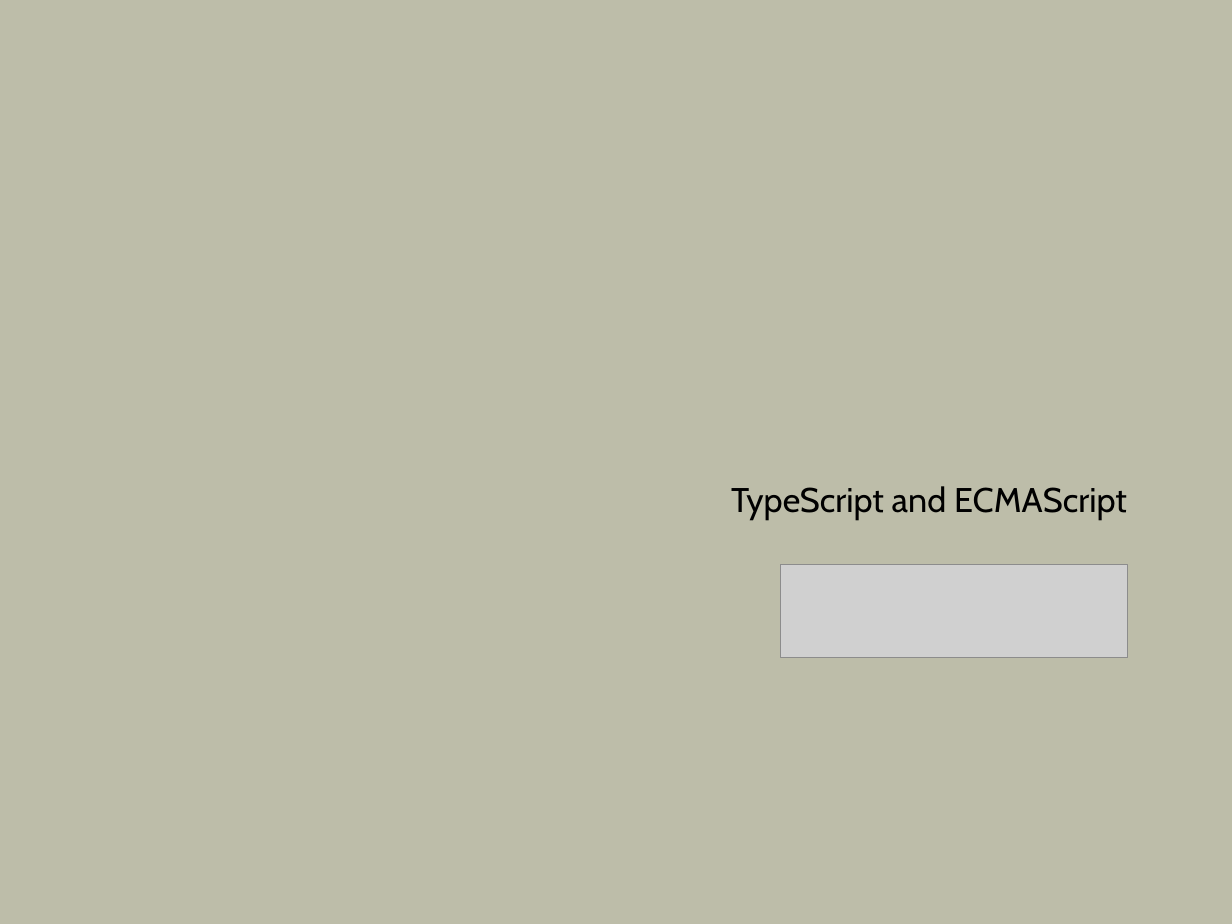
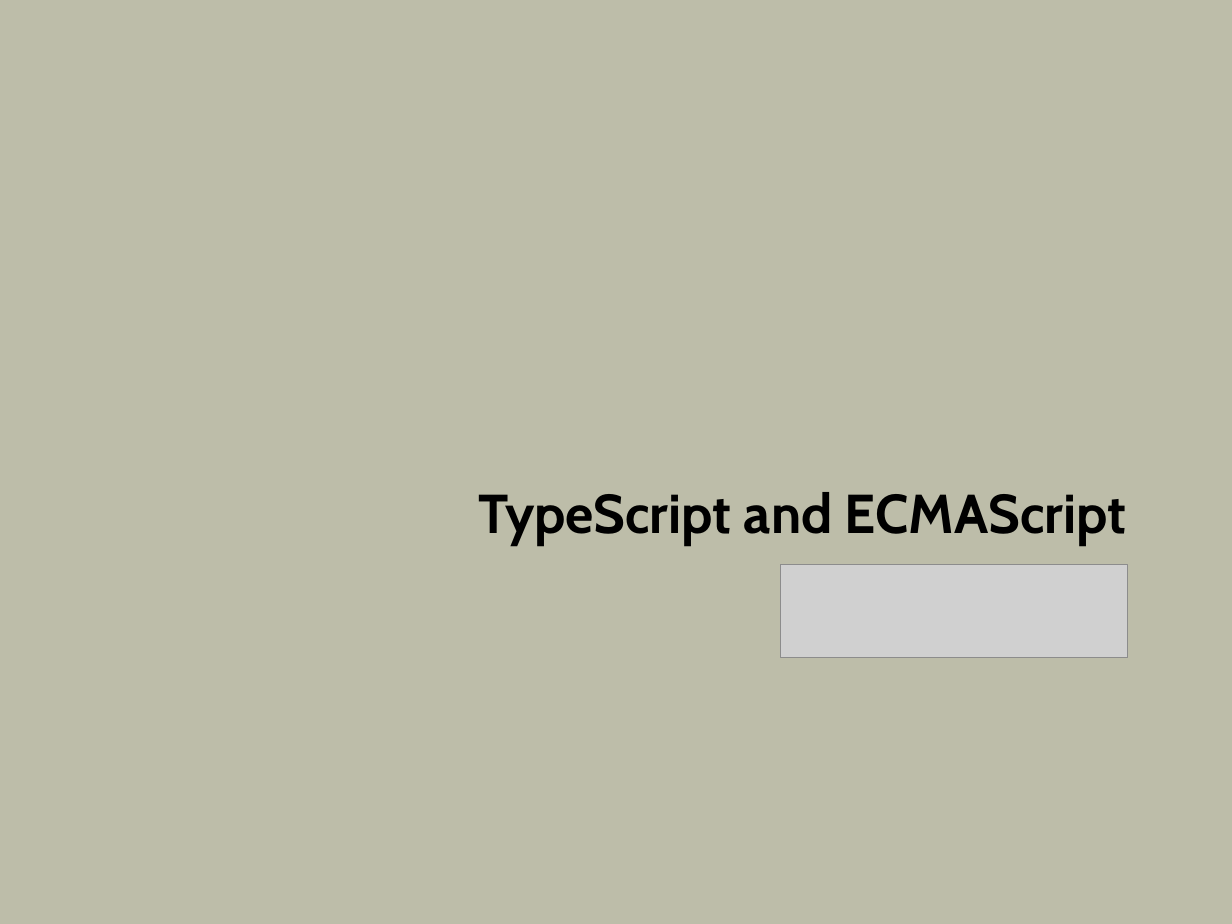
Before and after one commit to OdeToCode/classes, a slide deck: slide 1 of angular2/slides/02_Language.pptx. Drawn at 1232x924 pixels with LibreOffice and Linux fonts; fonts in the diff are those of the drawing; grey boxes stand for pictures; background and template pictures are left out. Boxes give left, top, right and bottom in pixels: in the first picture for what was removed or moved away, otherwise in the second. Text is boxed around its words. In the diff, an @@ line names an element or a change of style, - is before the commit and + after.

```diff
--- a/angular2/slides/02_Language.pptx
+++ b/angular2/slides/02_Language.pptx
@@ subtitle "TypeScript and ECMAScript" at bbox=[479, 492, 1127, 545]: size 20 to 32 pt, bold on; more space between paragraphs @@
```
Also in this commit, not shown: 2 other files.
